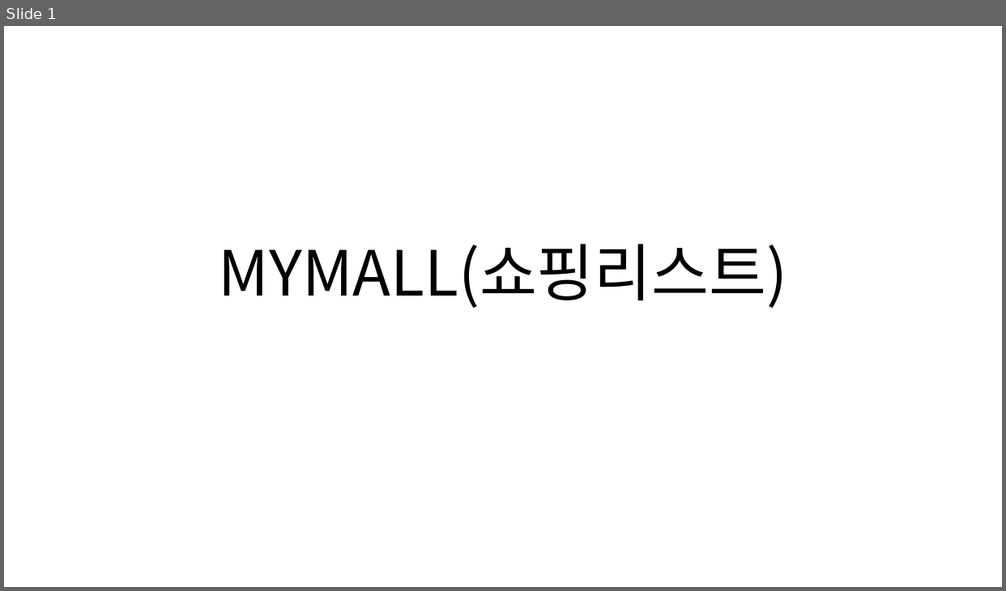
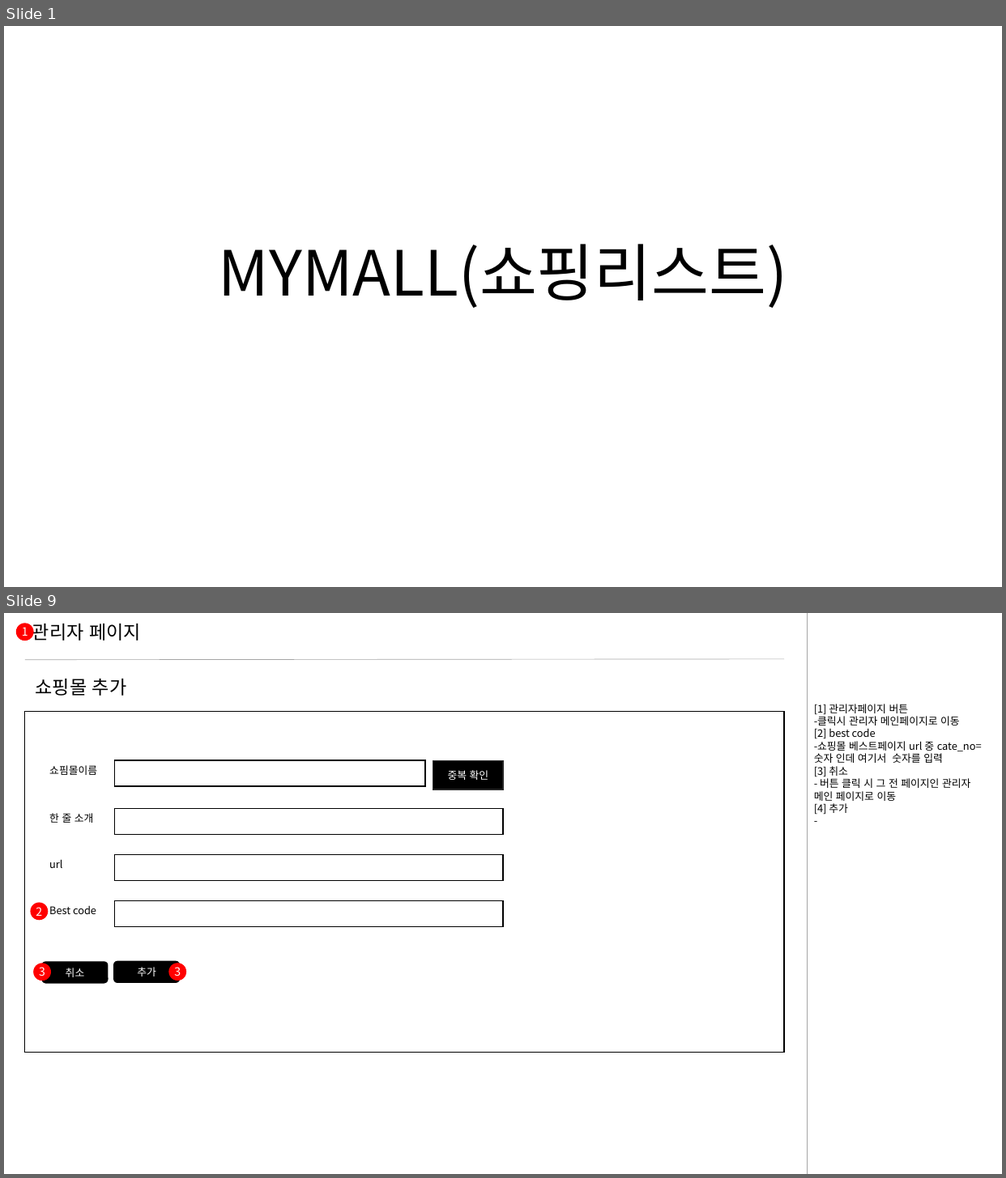
Before and after one commit to Hongsomang/mymall, a slide deck: document/design/MYMALL(쇼핑리스트)_스토리보드.pptx. Shown one above the other, each under a label of ours: slide 1 before the commit, slides 1 and 9 after it; the slides between them are not shown. The pictures are 1006x591 and 1006x1178 pixels, drawn with LibreOffice and Linux fonts; fonts in the diff are those of the drawing. Boxes give left, top, right and bottom in pixels: in the first picture for what was removed or moved away, otherwise in the second. Text is boxed around its words. In the diff, an @@ line names an element or a change of style, - is before the commit and + after.

```diff
--- a/document/design/MYMALL(쇼핑리스트)_스토리보드.pptx
+++ b/document/design/MYMALL(쇼핑리스트)_스토리보드.pptx
@@ slide 9 added at bbox=[4, 613, 1002, 1174], background #FFFFFF @@
@@ ellipse added at bbox=[16, 623, 34, 641], fill #FF0000, 11 pt, text #FFFFFF @@
+1
@@ text added at bbox=[32, 624, 141, 641], 18 pt, text #000000 @@
+관리자 페이지
@@ line added from (808, 613) to (808, 1174), #A5A5A5 0.5 pt @@
@@ line added from (25, 659) to (784, 659), #A5A5A5 0.5 pt @@
@@ text added at bbox=[36, 679, 127, 696], 18 pt, text #000000 @@
+쇼핑몰 추가
@@ text added at bbox=[814, 704, 982, 815], 10 pt, text #000000 @@
+[1] 관리자페이지 버튼
+-클릭시 관리자 메인페이지로 이동
+[2] best code
+-쇼핑몰 베스트페이지 url 중 cate_no=숫자 인데 여기서 숫자를 입력
+[3] 취소
+- 버튼 클릭 시 그 전 페이지인 관리자 메인 페이지로 이동
+[4] 추가
+-
@@ rectangle added at bbox=[25, 712, 784, 1053], outline #000000 1 pt @@
@@ text added at bbox=[49, 765, 97, 775], 10 pt, text #000000 @@
+쇼핌몰이름
@@ rectangle added at bbox=[115, 760, 425, 786], outline #000000 1 pt @@
@@ rectangle added at bbox=[433, 760, 503, 789], fill #000000, outline #262626 1 pt, 10 pt, text #FFFFFF @@
+중복 확인
@@ text added at bbox=[49, 813, 94, 823], 10 pt, text #000000 @@
+한 줄 소개
@@ rectangle added at bbox=[115, 808, 503, 835], outline #000000 1 pt @@
@@ rectangle added at bbox=[115, 855, 503, 881], outline #000000 1 pt @@
@@ text added at bbox=[49, 859, 62, 868], 10 pt, text #000000 @@
+url
@@ ellipse added at bbox=[30, 903, 49, 921], fill #FF0000, 11 pt, text #FFFFFF @@
+2
@@ rectangle added at bbox=[115, 901, 503, 926], outline #000000 1 pt @@
@@ text added at bbox=[49, 905, 96, 914], 10 pt, text #000000 @@
+Best code
@@ ellipse added at bbox=[33, 964, 51, 982], fill #FF0000, 11 pt, text #FFFFFF @@
+3
@@ rounded rectangle added at bbox=[42, 962, 108, 983], fill #000000, outline #000000 1 pt, 10 pt, text #FFFFFF @@
+취소
@@ rounded rectangle added at bbox=[114, 962, 179, 983], fill #000000, outline #000000 1 pt, 10 pt, text #FFFFFF @@
+추가
@@ ellipse added at bbox=[168, 964, 187, 982], fill #FF0000, 11 pt, text #FFFFFF @@
+3
```
Also in this commit, not shown: 16 slides changed, 2 other slides added, 2 slides removed.
